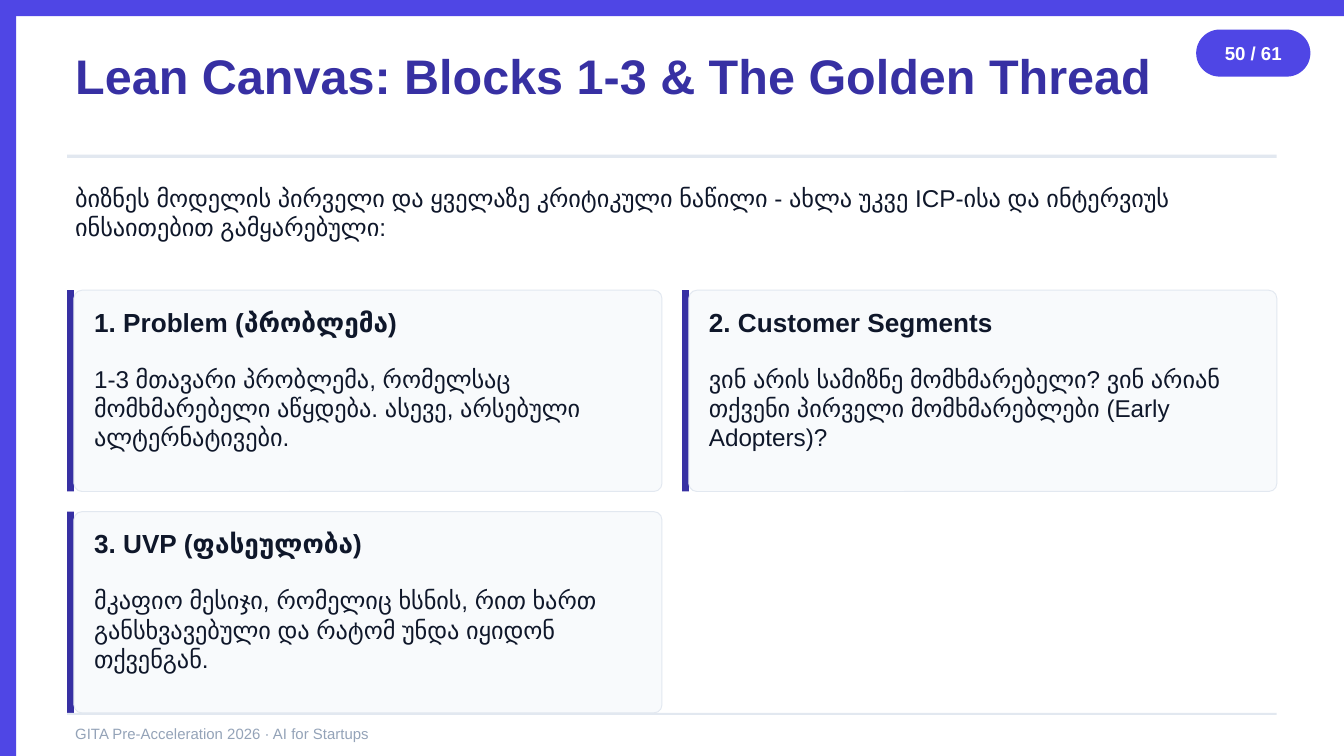
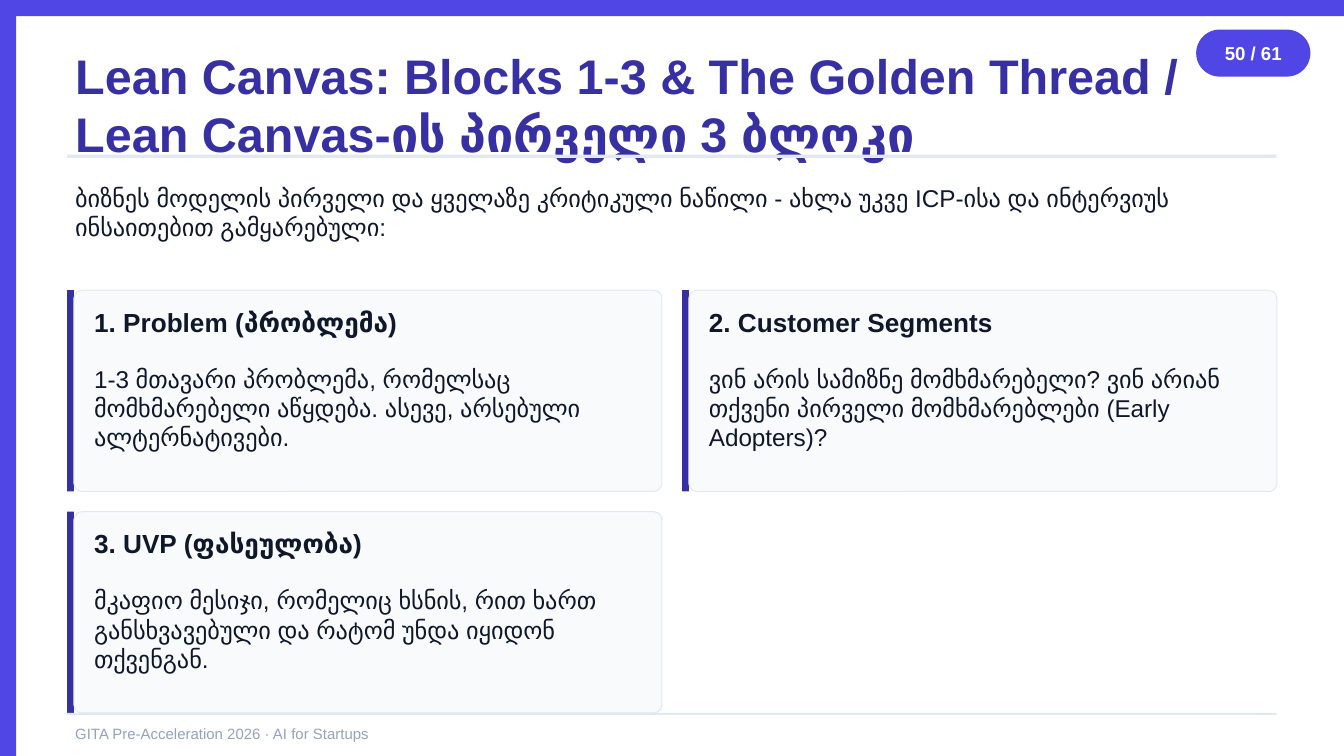
Before and after one commit to basilaia123/ai2026, a slide deck: slide 50 of GITA/Pre-Acceleration/2026-5h-AI-for-Startups/day1-slides.pptx. Drawn at 1344x756 pixels with LibreOffice and Linux fonts; fonts in the diff are those of the drawing. Boxes give left, top, right and bottom in pixels: in the first picture for what was removed or moved away, otherwise in the second. Text is boxed around its words. In the diff, an @@ line names an element or a change of style, - is before the commit and + after.

```diff
--- a/GITA/Pre-Acceleration/2026-5h-AI-for-Startups/day1-slides.pptx
+++ b/GITA/Pre-Acceleration/2026-5h-AI-for-Startups/day1-slides.pptx
@@ text at [75, 59, 1151, 162]: text changed @@
-Lean Canvas: Blocks 1-3 & The Golden Thread
+Lean Canvas: Blocks 1-3 & The Golden Thread / Lean Canvas-ის პირველი 3 ბლოკი
```
Also in this commit, not shown: 29 other slides changed, 3 other files.
